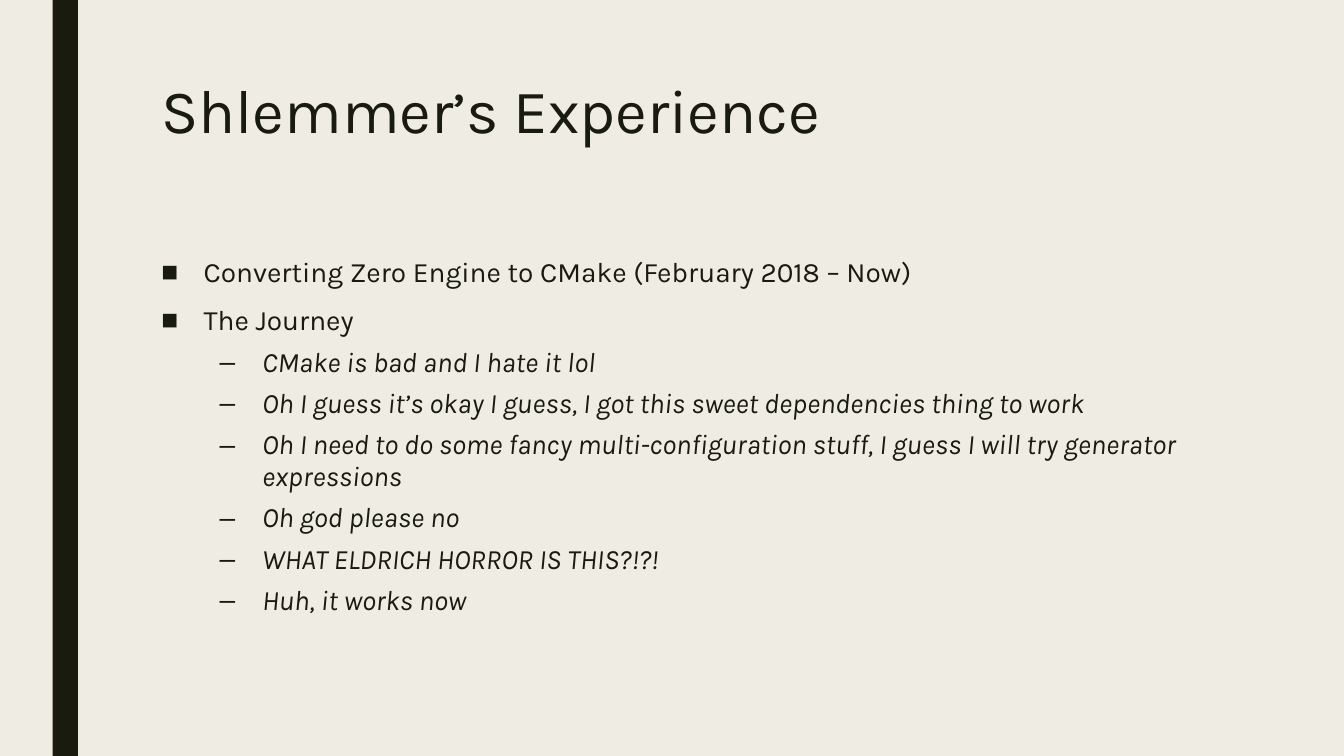
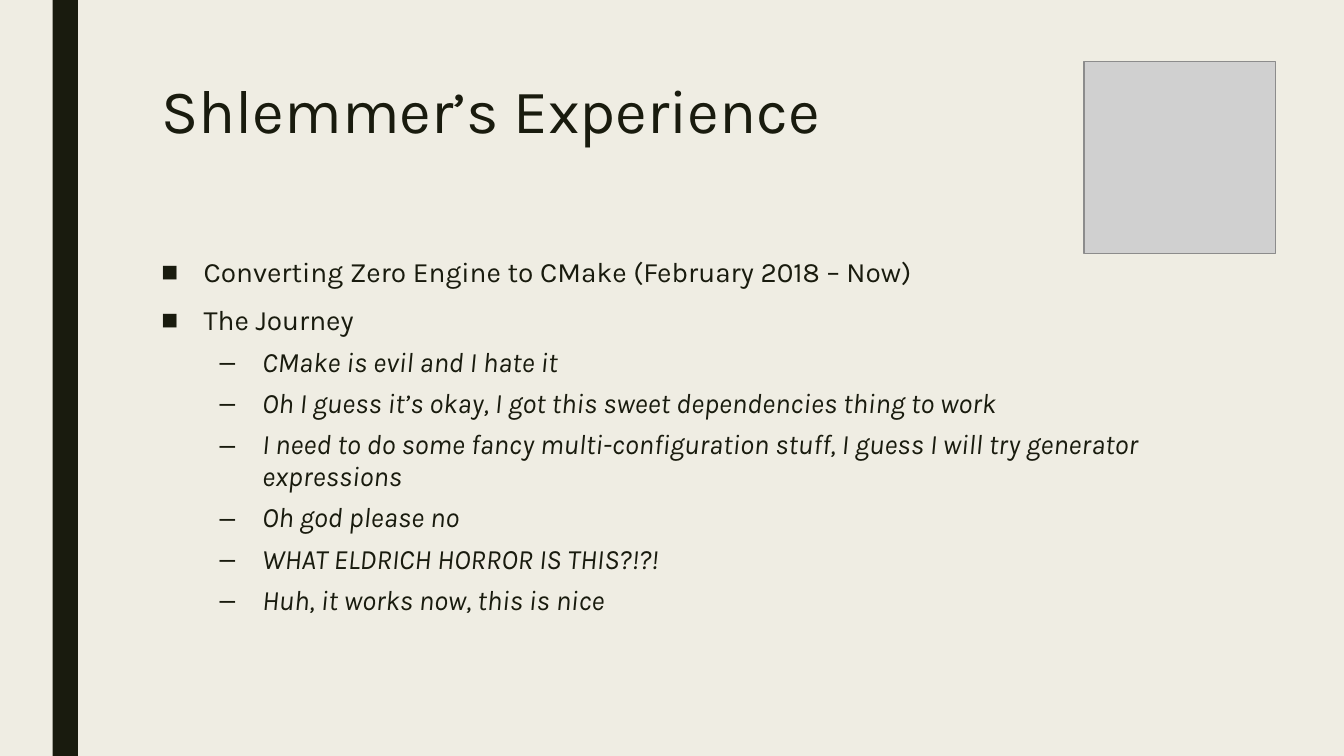
Before and after one commit to playmer/CMakePresentation, a slide deck: slide 24 of PreBuild Systems.pptx (slide 23 before the commit). Drawn at 1344x756 pixels with LibreOffice and Linux fonts; fonts in the diff are those of the drawing; grey boxes stand for pictures. Boxes give left, top, right and bottom in pixels: in the first picture for what was removed or moved away, otherwise in the second. Text is boxed around its words. In the diff, an @@ line names an element or a change of style, - is before the commit and + after.

Commit message:
Added the most important part...pictures.

```diff
--- a/PreBuild Systems.pptx
+++ b/PreBuild Systems.pptx
@@ picture added at box(1084, 62, 1275, 253) @@
@@ text at box(262, 352, 1138, 493): text changed @@
-  – CMake is bad and I hate it lol
-  – Oh I guess it’s okay I guess, I got this sweet dependencies thing to work
-  – Oh I need to do some fancy multi-configuration stuff, I guess I will try generator expressions
+  – CMake is evil and I hate it
+  – Oh I guess it’s okay, I got this sweet dependencies thing to work
+  – I need to do some fancy multi-configuration stuff, I guess I will try generator expressions
@@ text at box(262, 590, 605, 613): text changed @@
-  – Huh, it works now
+  – Huh, it works now, this is nice
```
Also in this commit, not shown: 15 other slides changed, 1 slide added.
